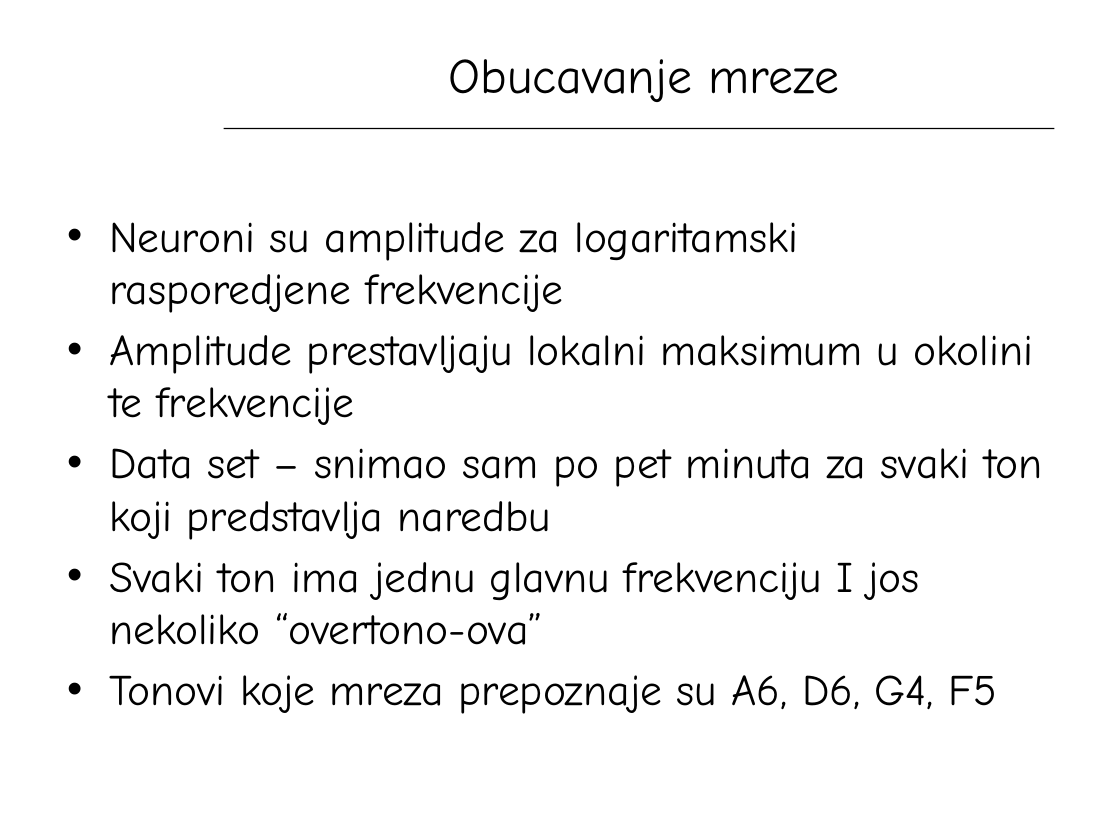
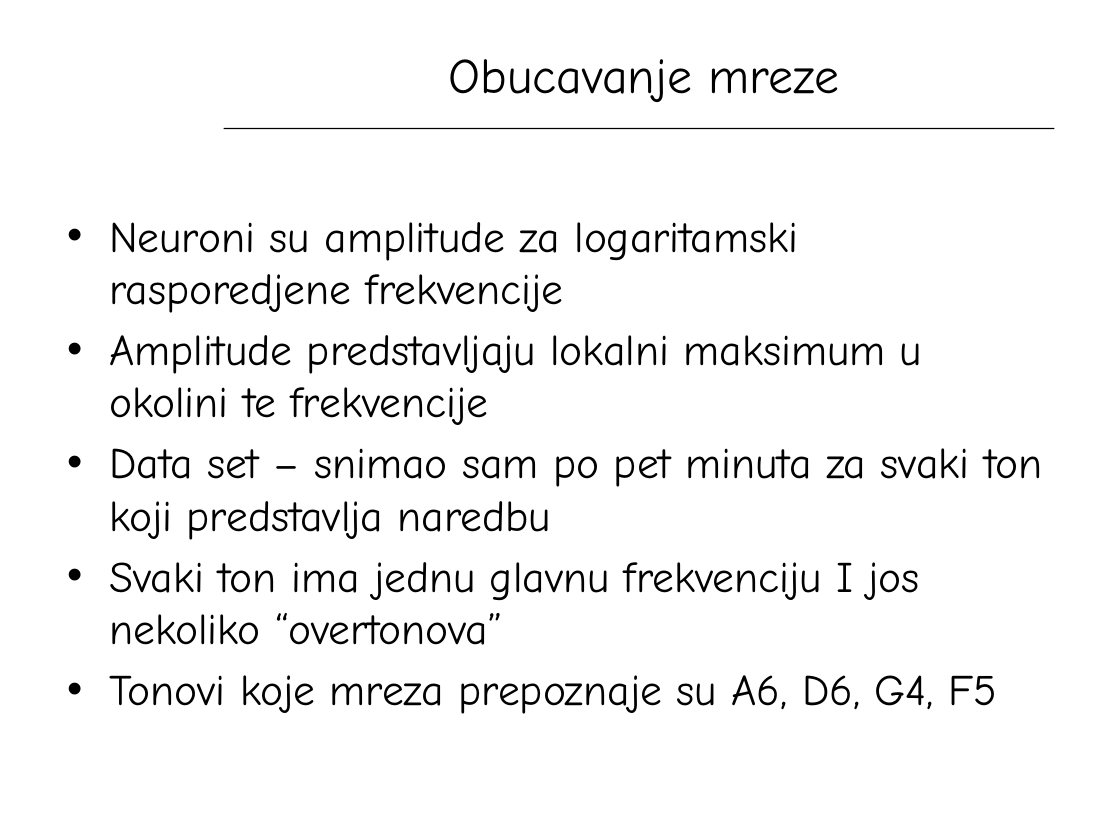
Before and after one commit to vonum/SoundRecognition, a slide deck: slide 9 of RA11-2012.pptx. Drawn at 1120x840 pixels with LibreOffice and Linux fonts; fonts in the diff are those of the drawing; background and template pictures are left out. Boxes give left, top, right and bottom in pixels: in the first picture for what was removed or moved away, otherwise in the second. Text is boxed around its words. In the diff, an @@ line names an element or a change of style, - is before the commit and + after.

```diff
--- a/RA11-2012.pptx
+++ b/RA11-2012.pptx
@@ text at (x1=109, y1=335, x2=922, y2=425): text changed @@
-• Amplitude prestavljaju lokalni maksimum u okolini te frekvencije
+• Amplitude predstavljaju lokalni maksimum u okolini te frekvencije
@@ text at (x1=109, y1=562, x2=919, y2=645): text changed @@
-• Svaki ton ima jednu glavnu frekvenciju I jos nekoliko “overtono-ova”
+• Svaki ton ima jednu glavnu frekvenciju I jos nekoliko “overtonova”
```
Also in this commit, not shown: 3 other slides changed.
